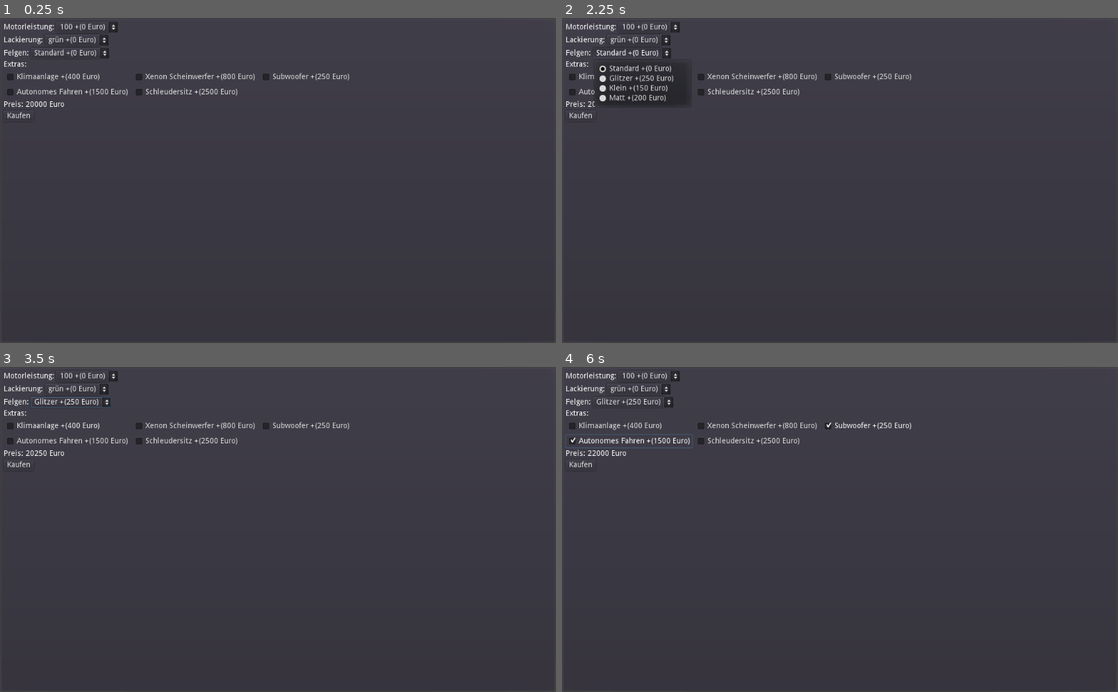
Above: before the commit, frames 1-4 (two rows, left to right).
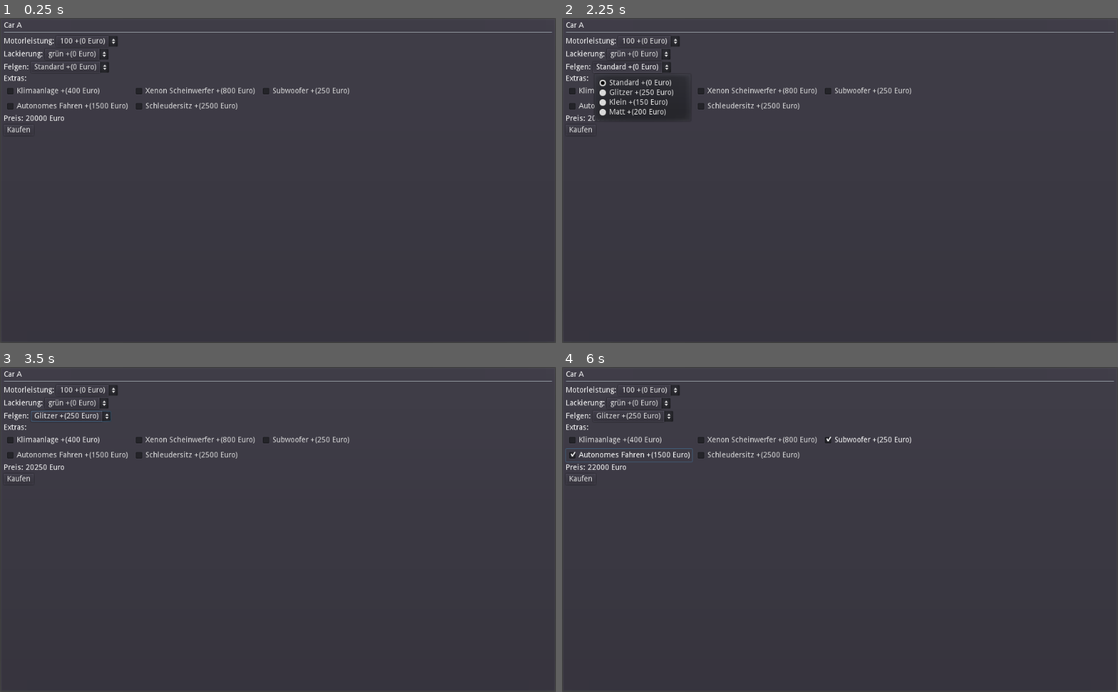
Above: after the commit, the same moments.

Repository: Reneator/godot-car-configurator
Game: Godot game, scene res://Car_Configurator.tscn
The game is run twice, just before and just after one commit, with the same random seed, the same clock (stepped at 60 frames per second) and the same inputs.
Inputs:
- Up to frame 1 (0.25 s): no input
- Up to frame 2 (2.25 s): click "100 +(0 Euro)" at 0.5 s; click "grün +(0 Euro)" at 1.25 s; click "Standard +(0 Euro)" at 2 s
- Up to frame 3 (3.5 s): click "Klimaanlage +(400 Euro)" at 2.75 s
- Up to frame 4 (6 s): click "Glitzer +(250 Euro)" at 3.5 s; click "Xenon Scheinwerfer +(800 Euro)" at 4.25 s; click "Subwoofer +(250 Euro)" at 5 s; click "Autonomes Fahren +(1500 Euro)" at 5.75 s

The runs differ from the first frame. In frame 1, 2.7% of the frame differs, in the area x 0-100%, y 1-36%; in frame 2, 3.3%; in frame 3, 2.8%; in frame 4, 3.0%.

Commit message:
Added Car Name

Diff:
--- a/Car_Configurator.gd
+++ b/Car_Configurator.gd
@@ -17,11 +17,13 @@
 	var json = json_parseresult.result
 	var car_json = json[0]
 	configuration = Car_Configuration.new(car_json)
+
 	extras.connect("changed", self, "on_extras_changed")
 	initialize()
 	refresh_total_price()
 
 func initialize():
+	$VBoxContainer/Car_Model2/Car_Model_Label.text = configuration.car_name
 	for option in configuration.engines:
 		engine_options.add_item(option.get_option_string())
 	for option in configuration.paintjobs:
--- a/Car_Configurator.tscn
+++ b/Car_Configurator.tscn
@@ -18,9 +18,29 @@
 margin_right = 1017.0
 margin_bottom = 593.0
 
+[node name="Car_Model2" type="HBoxContainer" parent="VBoxContainer"]
+margin_right = 1010.0
+margin_bottom = 14.0
+
+[node name="Car_Model_Label" type="Label" parent="VBoxContainer/Car_Model2"]
+margin_right = 79.0
+margin_bottom = 14.0
+text = "Automodell:"
+
+[node name="Label2" type="Label" parent="VBoxContainer/Car_Model2"]
+margin_left = 83.0
+margin_right = 83.0
+margin_bottom = 14.0
+
+[node name="HSeparator" type="HSeparator" parent="VBoxContainer"]
+margin_top = 18.0
+margin_right = 1010.0
+margin_bottom = 22.0
+
 [node name="Engine" type="HBoxContainer" parent="VBoxContainer"]
+margin_top = 26.0
 margin_right = 1010.0
-margin_bottom = 20.0
+margin_bottom = 46.0
 
 [node name="Label" type="Label" parent="VBoxContainer/Engine"]
 margin_top = 3.0
@@ -34,9 +54,9 @@
 margin_bottom = 20.0
 
 [node name="Paintjob" type="HBoxContainer" parent="VBoxContainer"]
-margin_top = 24.0
+margin_top = 50.0
 margin_right = 1010.0
-margin_bottom = 44.0
+margin_bottom = 70.0
 
 [node name="Label" type="Label" parent="VBoxContainer/Paintjob"]
 margin_top = 3.0
@@ -50,9 +70,9 @@
 margin_bottom = 20.0
 
 [node name="Rims" type="HBoxContainer" parent="VBoxContainer"]
-margin_top = 48.0
+margin_top = 74.0
 margin_right = 1010.0
-margin_bottom = 68.0
+margin_bottom = 94.0
 
 [node name="Label" type="Label" parent="VBoxContainer/Rims"]
 margin_top = 3.0
@@ -66,9 +86,9 @@
 margin_bottom = 20.0
 
 [node name="Extras_Title" type="HBoxContainer" parent="VBoxContainer"]
-margin_top = 72.0
+margin_top = 98.0
 margin_right = 1010.0
-margin_bottom = 86.0
+margin_bottom = 112.0
 
 [node name="Label" type="Label" parent="VBoxContainer/Extras_Title"]
 margin_right = 42.0
@@ -76,17 +96,17 @@
 text = "Extras:"
 
 [node name="Extras" type="GridContainer" parent="VBoxContainer"]
-margin_top = 90.0
+margin_top = 116.0
 margin_right = 1010.0
-margin_bottom = 90.0
+margin_bottom = 116.0
 columns = 3
 script = ExtResource( 3 )
 extra_element_scene = ExtResource( 2 )
 
 [node name="HBoxContainer5" type="HBoxContainer" parent="VBoxContainer"]
-margin_top = 94.0
+margin_top = 120.0
 margin_right = 1010.0
-margin_bottom = 108.0
+margin_bottom = 134.0
 
 [node name="Label" type="Label" parent="VBoxContainer/HBoxContainer5"]
 margin_right = 36.0
@@ -105,9 +125,9 @@
 text = "Euro"
 
 [node name="HBoxContainer6" type="HBoxContainer" parent="VBoxContainer"]
-margin_top = 112.0
+margin_top = 138.0
 margin_right = 1010.0
-margin_bottom = 132.0
+margin_bottom = 158.0
 
 [node name="Button" type="Button" parent="VBoxContainer/HBoxContainer6"]
 margin_right = 55.0
